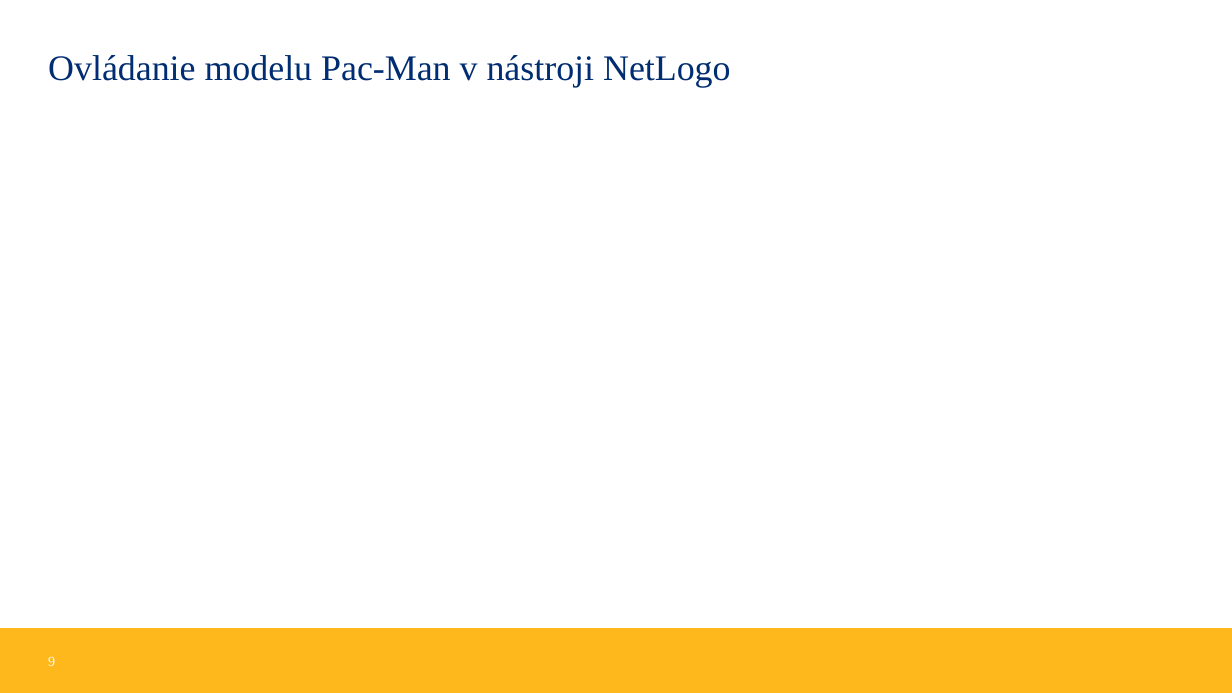
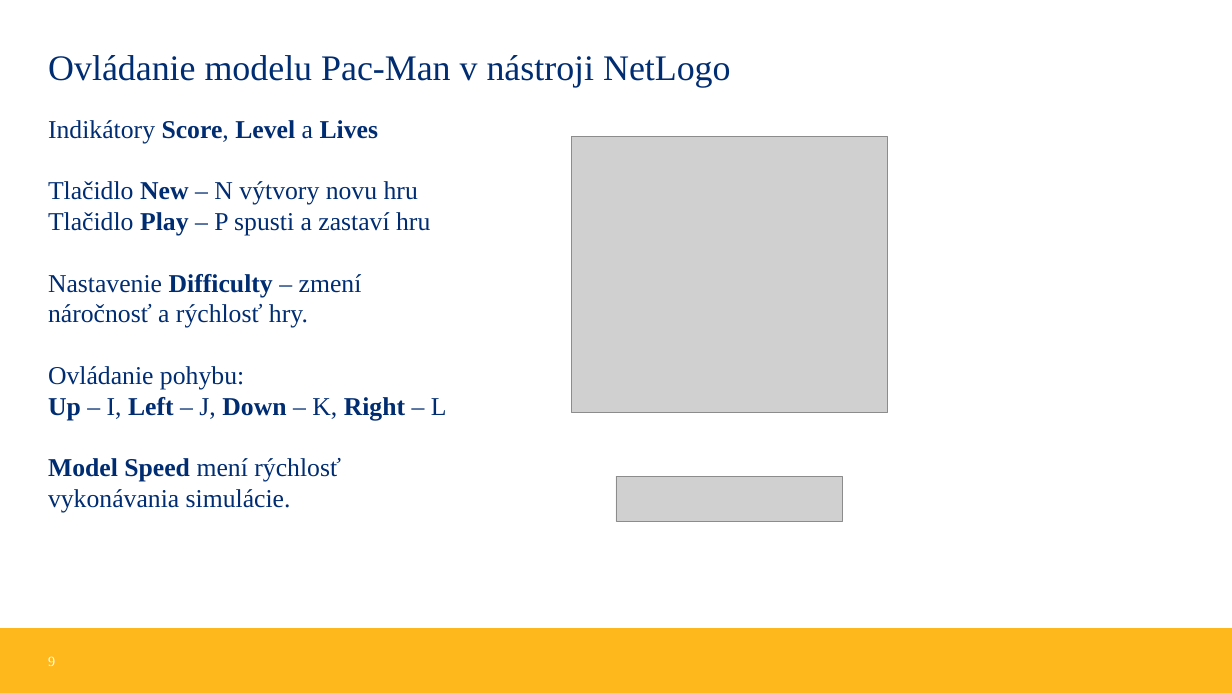
Before and after one commit to M4kovka/T2-PacMan, a slide deck: slide 9 of Pac-ManV3_animated.pptx. Drawn at 1232x693 pixels with LibreOffice and Linux fonts; fonts in the diff are those of the drawing; grey boxes stand for pictures; background and template pictures are left out. Boxes give left, top, right and bottom in pixels: in the first picture for what was removed or moved away, otherwise in the second. Text is boxed around its words. In the diff, an @@ line names an element or a change of style, - is before the commit and + after.

Commit message:
Pridane Ovladanie Modelu cast

```diff
--- a/Pac-ManV3_animated.pptx
+++ b/Pac-ManV3_animated.pptx
@@ text added at (48,120,447,513), 20 pt, text #002D72 @@
+Indikátory Score, Level a Lives
+Tlačidlo New – N výtvory novu hru
+Tlačidlo Play – P spusti a zastaví hru
+Nastavenie Difficulty – zmení náročnosť a rýchlosť hry.
+Ovládanie pohybu:
+Up – I, Left – J, Down – K, Right – L
+Model Speed mení rýchlosť vykonávania simulácie.
@@ picture added at (572,137,888,413) @@
@@ picture added at (616,476,843,521) @@
```
Also in this commit, not shown: 1 other slide changed, 1 slide removed.
